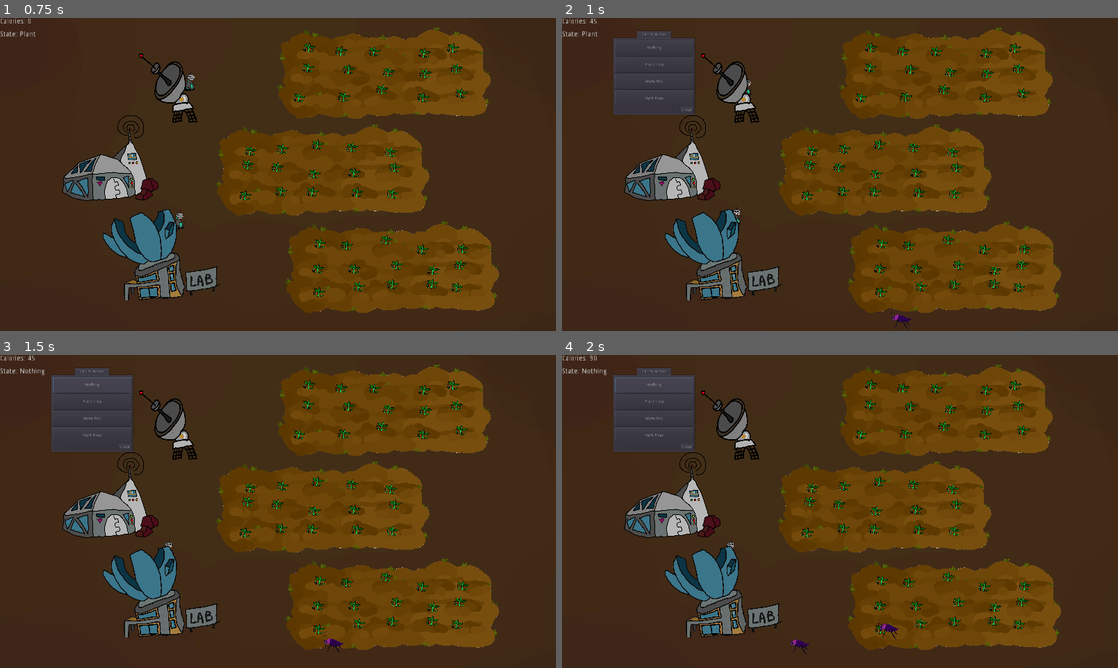
Above: before the commit, frames 1-4 (two rows, left to right).
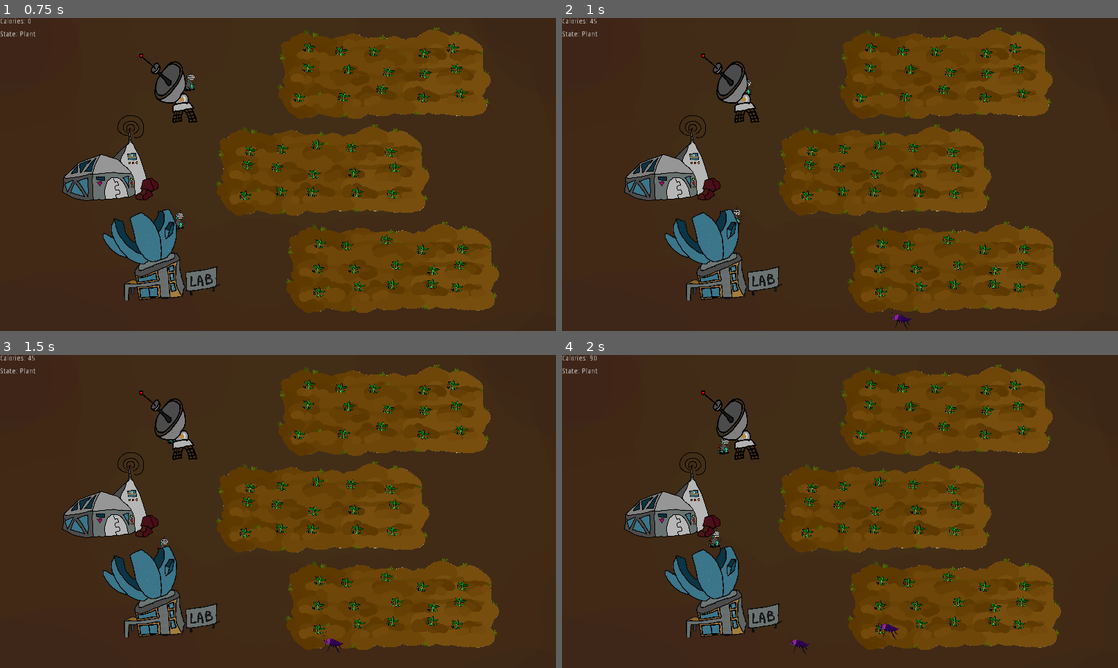
Above: after the commit, the same moments.

Repository: RobertKajnak/NoControlGMTK
Game: Godot game, scene res://src/scenes/Garden.tscn
Same seed, same stepped clock (60 frames per second), same inputs: the game is played once before the commit and once after it.
Inputs (mouse positions are in pixels of both pictures, inside the frame that each line leads up to):
- Up to frame 1 (0.75 s): tap Enter at 0.5 s; move the mouse to (172, 96) at 0.52 s; click (172, 96) at 0.67 s
- Up to frame 2 (1 s): no input
- Up to frame 3 (1.5 s): click (94, 386) at 1.25 s, where only the run before the commit has a clickable "Nothing"
- Up to frame 4 (2 s): no input

Frame 1 is identical in both runs. In frame 2, 3.7% of the frame differs, in the area x 9-24%, y 4-31%; in frame 3, 3.8%; in frame 4, 3.9%, in the area x 3-34%, y 4-64%.

Commit message:
Changed some elements into scenes

Diff:
--- /dev/null
+++ b/src/scenes/Antenna.tscn
@@ -0,0 +1,21 @@
+[gd_scene load_steps=4 format=2]
+
+[ext_resource path="res://src/Antenna.gd" type="Script" id=1]
+[ext_resource path="res://assets/antenna.png" type="Texture" id=2]
+
+[sub_resource type="CapsuleShape2D" id=3]
+radius = 59.0
+height = 36.0
+
+[node name="Antenna" type="Area2D"]
+position = Vector2( 598, 246 )
+script = ExtResource( 1 )
+
+[node name="CollisionShape2D" type="CollisionShape2D" parent="."]
+position = Vector2( 0, 19 )
+shape = SubResource( 3 )
+
+[node name="Sprite" type="Sprite" parent="."]
+position = Vector2( -21, -2 )
+scale = Vector2( 0.263759, 0.328871 )
+texture = ExtResource( 2 )
--- /dev/null
+++ b/src/scenes/Base.tscn
@@ -0,0 +1,20 @@
+[gd_scene load_steps=4 format=2]
+
+[ext_resource path="res://src/Base.gd" type="Script" id=1]
+[ext_resource path="res://assets/base.png" type="Texture" id=2]
+
+[sub_resource type="CircleShape2D" id=1]
+radius = 88.3629
+
+[node name="Base" type="Area2D"]
+position = Vector2( 352, 513 )
+script = ExtResource( 1 )
+
+[node name="CollisionShape2D" type="CollisionShape2D" parent="."]
+position = Vector2( 0, 21 )
+shape = SubResource( 1 )
+
+[node name="Sprite" type="Sprite" parent="."]
+position = Vector2( 3.05176e-05, 0 )
+scale = Vector2( 0.409352, 0.422408 )
+texture = ExtResource( 2 )
--- /dev/null
+++ b/src/scenes/CommandProg.gd
@@ -0,0 +1,16 @@
+extends Control
+
+
+# Declare member variables here. Examples:
+# var a = 2
+# var b = "text"
+
+
+# Called when the node enters the scene tree for the first time.
+func _ready():
+	pass # Replace with function body.
+
+
+# Called every frame. 'delta' is the elapsed time since the previous frame.
+#func _process(delta):
+#	pass
--- /dev/null
+++ b/src/scenes/CommandProg.tscn
@@ -0,0 +1,5 @@
+[gd_scene format=2]
+
+[node name="CommandProg" type="Control"]
+margin_right = 40.0
+margin_bottom = 40.0
--- a/src/scenes/Garden.tscn
+++ b/src/scenes/Garden.tscn
@@ -1,14 +1,15 @@
-[gd_scene load_steps=26 format=2]
+[gd_scene load_steps=23 format=2]
 
 [ext_resource path="res://src/ActionMenu.gd" type="Script" id=1]
-[ext_resource path="res://src/Antenna.gd" type="Script" id=2]
+[ext_resource path="res://src/scenes/Base.tscn" type="PackedScene" id=2]
 [ext_resource path="res://assets/alap.png" type="Texture" id=3]
 [ext_resource path="res://src/scenes/Agyas.tscn" type="PackedScene" id=4]
-[ext_resource path="res://assets/antenna.png" type="Texture" id=5]
-[ext_resource path="res://assets/lab.png" type="Texture" id=6]
-[ext_resource path="res://assets/base.png" type="Texture" id=7]
+[ext_resource path="res://src/scenes/Antenna.tscn" type="PackedScene" id=5]
+[ext_resource path="res://src/scenes/Lab.tscn" type="PackedScene" id=6]
+[ext_resource path="res://src/scenes/Lab.gd" type="Script" id=7]
+[ext_resource path="res://src/scenes/CommandProg.tscn" type="PackedScene" id=8]
 [ext_resource path="res://src/Label.gd" type="Script" id=9]
-[ext_resource path="res://src/Base.gd" type="Script" id=10]
+[ext_resource path="res://src/scenes/CommandProg.gd" type="Script" id=10]
 [ext_resource path="res://src/closebutton.gd" type="Script" id=11]
 [ext_resource path="res://src/scenes/Robot.tscn" type="PackedScene" id=12]
 [ext_resource path="res://src/scenes/NothingButton.gd" type="Script" id=13]
@@ -19,19 +20,8 @@
 [ext_resource path="res://src/scenes/Ticker.gd" type="Script" id=18]
 [ext_resource path="res://src/scenes/InsectTimer.gd" type="Script" id=19]
 [ext_resource path="res://src/scenes/Timer.gd" type="Script" id=20]
-[ext_resource path="res://src/scenes/Label3.gd" type="Script" id=21]
 [ext_resource path="res://src/Global.gd" type="Script" id=22]
 [ext_resource path="res://src/scenes/Typed Font.tres" type="DynamicFont" id=23]
-
-[sub_resource type="CircleShape2D" id=1]
-radius = 88.3629
-
-[sub_resource type="RectangleShape2D" id=2]
-extents = Vector2( 83, 64 )
-
-[sub_resource type="CapsuleShape2D" id=3]
-radius = 59.0
-height = 36.0
 
 [node name="Node2D" type="Node2D"]
 script = ExtResource( 22 )
@@ -81,15 +71,8 @@
 margin_bottom = 41.0
 script = ExtResource( 14 )
 
-[node name="Label3" type="Label" parent="Control"]
-margin_left = -44.8501
-margin_top = 34.3501
-margin_right = -4.85006
-margin_bottom = 48.3501
-script = ExtResource( 21 )
-__meta__ = {
-"_edit_use_anchors_": false
-}
+[node name="CommandProg" parent="Control" instance=ExtResource( 8 )]
+script = ExtResource( 10 )
 
 [node name="Robot" parent="." instance=ExtResource( 12 )]
 position = Vector2( 709, 172 )
@@ -97,42 +80,12 @@
 [node name="Robot2" parent="." instance=ExtResource( 12 )]
 position = Vector2( 667, 743 )
 
-[node name="Base" type="Area2D" parent="."]
-position = Vector2( 352, 513 )
-script = ExtResource( 10 )
-
-[node name="CollisionShape2D" type="CollisionShape2D" parent="Base"]
-position = Vector2( 0, 21 )
-shape = SubResource( 1 )
-
-[node name="Sprite" type="Sprite" parent="Base"]
-position = Vector2( 3.05176e-05, 0 )
-scale = Vector2( 0.409352, 0.422408 )
-texture = ExtResource( 7 )
-
-[node name="Lab" type="Area2D" parent="."]
-
-[node name="CollisionShape2D" type="CollisionShape2D" parent="Lab"]
-position = Vector2( 556, 852 )
-shape = SubResource( 2 )
-
-[node name="Sprite" type="Sprite" parent="Lab"]
-position = Vector2( 556, 820 )
-scale = Vector2( 0.215332, 0.2104 )
-texture = ExtResource( 6 )
-
-[node name="Antenna" type="Area2D" parent="."]
-position = Vector2( 598, 246 )
-script = ExtResource( 2 )
-
-[node name="CollisionShape2D" type="CollisionShape2D" parent="Antenna"]
-position = Vector2( 0, 19 )
-shape = SubResource( 3 )
-
-[node name="Sprite" type="Sprite" parent="Antenna"]
-position = Vector2( -21, -2 )
-scale = Vector2( 0.263759, 0.328871 )
-texture = ExtResource( 5 )
+[node name="Base" parent="." instance=ExtResource( 2 )]
+
+[node name="Lab" parent="." instance=ExtResource( 6 )]
+script = ExtResource( 7 )
+
+[node name="Antenna" parent="." instance=ExtResource( 5 )]
 
 [node name="ActionMenu" type="Node2D" parent="."]
 position = Vector2( 238, 90 )
@@ -246,13 +199,11 @@
 __meta__ = {
 "_edit_use_anchors_": false
 }
-[connection signal="show_action_menu" from="Antenna" to="ActionMenu" method="_on_Antenna_show_action_menu"]
 [connection signal="button_down" from="ActionMenu/TabContainer/Call to Action/Perform Action/NothingButton" to="ActionMenu/TabContainer/Call to Action/Perform Action/NothingButton" method="_on_NothingButton_button_down"]
 [connection signal="button_down" from="ActionMenu/TabContainer/Call to Action/Perform Action/PlantButton" to="ActionMenu/TabContainer/Call to Action/Perform Action/PlantButton" method="_on_PlantButton_button_down"]
 [connection signal="button_down" from="ActionMenu/TabContainer/Call to Action/Perform Action/BotButton" to="ActionMenu/TabContainer/Call to Action/Perform Action/BotButton" method="_on_BotButton_button_down"]
 [connection signal="button_down" from="ActionMenu/TabContainer/Call to Action/Perform Action/FightButton" to="ActionMenu/TabContainer/Call to Action/Perform Action/FightButton" method="_on_FightButton_button_down"]
 [connection signal="button_down" from="ActionMenu/TabContainer/Call to Action/closebutton" to="ActionMenu/TabContainer/Call to Action/closebutton" method="_on_closebutton_button_down"]
 [connection signal="hide_action_menu" from="ActionMenu/TabContainer/Call to Action/closebutton" to="ActionMenu" method="_on_closebutton_hide_action_menu"]
-[connection signal="timeout" from="ActionMenu/Timer" to="Control/Label3" method="_on_Timer_timeout"]
 [connection signal="timeout" from="Ticker" to="Ticker" method="_on_Ticker_timeout"]
 [connection signal="timeout" from="InsectTimer" to="InsectTimer" method="_on_InsectTimer_timeout"]
--- /dev/null
+++ b/src/scenes/Lab.gd
@@ -0,0 +1,16 @@
+extends Area2D
+
+
+# Declare member variables here. Examples:
+# var a = 2
+# var b = "text"
+
+
+# Called when the node enters the scene tree for the first time.
+func _ready():
+	pass # Replace with function body.
+
+
+# Called every frame. 'delta' is the elapsed time since the previous frame.
+#func _process(delta):
+#	pass
--- /dev/null
+++ b/src/scenes/Lab.tscn
@@ -0,0 +1,17 @@
+[gd_scene load_steps=3 format=2]
+
+[ext_resource path="res://assets/lab.png" type="Texture" id=1]
+
+[sub_resource type="RectangleShape2D" id=2]
+extents = Vector2( 83, 64 )
+
+[node name="Lab" type="Area2D"]
+
+[node name="CollisionShape2D" type="CollisionShape2D" parent="."]
+position = Vector2( 556, 852 )
+shape = SubResource( 2 )
+
+[node name="Sprite" type="Sprite" parent="."]
+position = Vector2( 556, 820 )
+scale = Vector2( 0.215332, 0.2104 )
+texture = ExtResource( 1 )
